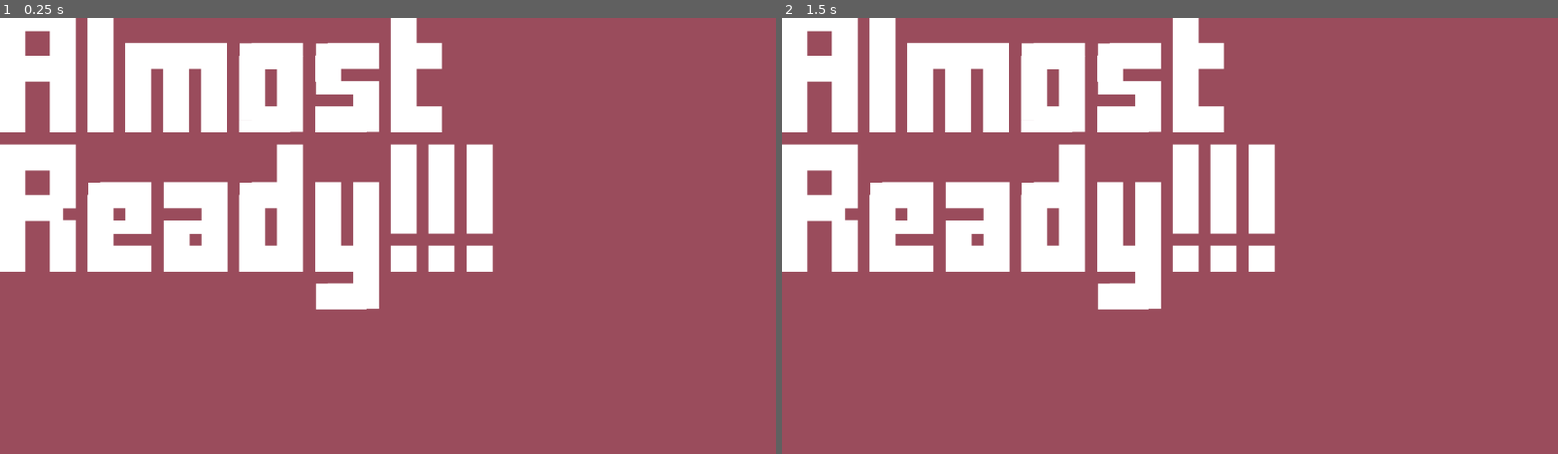
Above: before the commit, frames 1-2 (left to right).
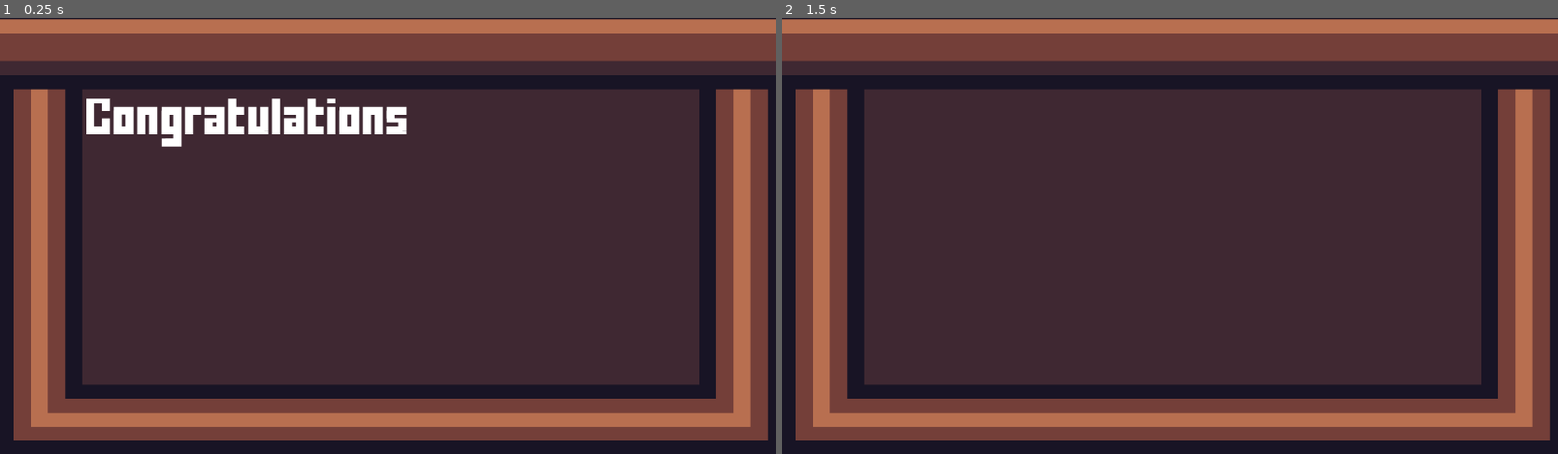
Above: after the commit, the same moments.

Repository: Dalu1234/Rubix
Game: Godot game, scene res://winpage.tscn
The game is run twice, just before and just after one commit, with the same random seed, the same clock (stepped at 60 frames per second) and the same inputs. This scene is started directly instead of the project's main scene.
Inputs:
- Up to frame 1 (0.25 s): no input
- Up to frame 2 (1.5 s): tap Enter at 0.5 s; hold D 0.53-1.28 s; tap B at 0.6 s; tap Space at 1.25 s; hold A from 1.28 s (still down); tap C at 1.35 s

The runs differ from the first frame. In frame 1, 99% of the frame differs, in the area x 0-100%, y 0-100%; in frame 2, 100%.
Error before the commit: Invalid access to property or key 'scancode' on a base object of type 'InputEventKey'. (res://Calculator.gd:86)
Error after the commit: Invalid access to property or key 'scancode' on a base object of type 'InputEventKey'. (res://Calculator.gd:89)

Commit message:
Added stats to the win page.

Diff:
--- a/Calculator.gd
+++ b/Calculator.gd
@@ -24,11 +24,12 @@
 var running: bool = false
 
 func start():
-
+	print("Timer started")
 	start_time = Time.get_ticks_msec()
 	running = true
 
 func stop():
+	print("Timer stopped")
 	end_time = Time.get_ticks_msec()
 	running = false
 
@@ -39,6 +40,7 @@
 		return end_time - start_time
 
 func _ready():
+	start()  # Ensure the timer starts when the scene is ready
 	update_randomnum(str(random_number))
 	print("gsjhjsjshjshbxs")
 	var stopwatch = Rubix.new()
@@ -80,6 +82,7 @@
 
 func _process(delta):
 	pass
+
 func _input(event):
 	if event is InputEventKey:
 		if event.pressed:
@@ -92,6 +95,7 @@
 					_on_c_pressed()
 				KEY_D:
 					_on_d_pressed()
+
 func _on_a_pressed():
 	num += adder
 	print(num)
@@ -148,7 +152,7 @@
 		randnumber.clear()
 		randnumber.add_text(new_text)
 	else:
-		print("Answer node is null")
+		print("Randnumber node is null")
 
 func update_counter(new_text: String):
 	if new_text == str(adder):
@@ -164,7 +168,8 @@
 		divcounter.clear()
 		divcounter.add_text(new_text)
 	else:
-		print("a counter node is null")
+		print("A counter node is null")
+
 func wait_and_check():
 	check_timer.start(0.5)  # Start the timer with a 0.5-second wait
 	await check_timer.timeout    # Wait for the timer to timeout
@@ -172,14 +177,20 @@
 
 func check_end_game():
 	if num == random_number:
-		stop()
+		stop()  # Ensure the timer stops when the game ends
+		var tree = get_tree()
+		if tree:
+			tree.change_scene_to_file("res://winpage.tscn")
+		else:
+			print("get_tree() returned null")
 		print("Stopwatch stopped...")
 		var elapsed_time = get_elapsed_time()
+		Global.cob = str("Elapsed time in seconds: %f" % (elapsed_time / 1000.0)) # Assign elapsed_time to the global variable cob
+		print(Global.cob)
 		print("Elapsed time in milliseconds: %d" % elapsed_time)
 		print("Elapsed time in seconds: %f" % (elapsed_time / 1000.0))
 		var Congratulations = "Congrats You Got It!!!"
-		get_tree().change_scene_to_file("res://winpage.tscn")
-		update_rich_text(Congratulations)
+		print("bob")
 		disable_buttons()
 
 func disable_buttons():
--- a/Calculator.tscn
+++ b/Calculator.tscn
@@ -2,11 +2,11 @@
 
 [ext_resource type="Script" path="res://Calculator.gd" id="1_0babi"]
 [ext_resource type="Theme" uid="uid://idu576gadv86" path="res://default.tres" id="2_k5mtt"]
-[ext_resource type="Texture2D" uid="uid://tsak4o7t812q" path="res://Gerald's Keys/Keys/Pixel Art Buttons.png" id="2_mn64b"]
-[ext_resource type="Texture2D" uid="uid://c1pwjd5kapt0t" path="res://Gerald's Keys/Keys/A-Key.png" id="3_cyjbh"]
-[ext_resource type="Texture2D" uid="uid://byuywgjvehfqt" path="res://Gerald's Keys/Keys/B-Key.png" id="4_dnm3y"]
-[ext_resource type="Texture2D" uid="uid://bdo4pf8h8hbg" path="res://Gerald's Keys/Keys/C-Key.png" id="5_7bh3n"]
-[ext_resource type="Texture2D" uid="uid://d2qr0sh2s57ou" path="res://Gerald's Keys/Keys/D-Key.png" id="6_05b58"]
+[ext_resource type="Texture2D" uid="uid://tsak4o7t812q" path="res://Assets/Gerald's Keys/Keys/Pixel Art Buttons.png" id="2_mn64b"]
+[ext_resource type="Texture2D" uid="uid://c1pwjd5kapt0t" path="res://Assets/Gerald's Keys/Keys/A-Key.png" id="3_cyjbh"]
+[ext_resource type="Texture2D" uid="uid://byuywgjvehfqt" path="res://Assets/Gerald's Keys/Keys/B-Key.png" id="4_dnm3y"]
+[ext_resource type="Texture2D" uid="uid://bdo4pf8h8hbg" path="res://Assets/Gerald's Keys/Keys/C-Key.png" id="5_7bh3n"]
+[ext_resource type="Texture2D" uid="uid://d2qr0sh2s57ou" path="res://Assets/Gerald's Keys/Keys/D-Key.png" id="6_05b58"]
 
 [sub_resource type="StyleBoxTexture" id="StyleBoxTexture_41tkh"]
 content_margin_left = 90.0
--- a/beginning_screen.tscn
+++ b/beginning_screen.tscn
@@ -2,7 +2,7 @@
 
 [ext_resource type="Script" path="res://beginning_screen.gd" id="1_ulypg"]
 [ext_resource type="Theme" uid="uid://idu576gadv86" path="res://default.tres" id="2_cjh17"]
-[ext_resource type="Texture2D" uid="uid://d360uykyt2a0p" path="res://Gerald's Keys/Keys/Blank-Md-Key.png" id="3_6yol3"]
+[ext_resource type="Texture2D" uid="uid://d360uykyt2a0p" path="res://Assets/Gerald's Keys/Keys/Blank-Md-Key.png" id="3_6yol3"]
 
 [sub_resource type="StyleBoxTexture" id="StyleBoxTexture_jowh0"]
 texture = ExtResource("3_6yol3")
--- /dev/null
+++ b/global.gd
@@ -0,0 +1,13 @@
+extends Node
+
+
+
+var cob = ""
+# Called when the node enters the scene tree for the first time.
+func _ready():
+	pass # Replace with function body.
+
+
+# Called every frame. 'delta' is the elapsed time since the previous frame.
+func _process(delta):
+	pass
--- a/menu.gd
+++ b/menu.gd
@@ -21,7 +21,7 @@
 
 func _on_continue_pressed():
 	pass # Replace with function body.
-
+pass
 
 func _on_start_pressed():
 	get_tree().change_scene_to_file("res://Calculator.tscn")
--- a/menu.tscn
+++ b/menu.tscn
@@ -1,7 +1,7 @@
 [gd_scene load_steps=22 format=3 uid="uid://cpslhnaejmrwn"]
 
 [ext_resource type="Script" path="res://menu.gd" id="1_pdxdu"]
-[ext_resource type="Texture2D" uid="uid://dggx6uap7iavk" path="res://Gerald's Keys/Keys/Blank-Lg-Key.png" id="2_s505h"]
+[ext_resource type="Texture2D" uid="uid://dggx6uap7iavk" path="res://Assets/Gerald's Keys/Keys/Blank-Lg-Key.png" id="2_s505h"]
 
 [sub_resource type="StyleBoxTexture" id="StyleBoxTexture_ph7no"]
 content_margin_left = 16.0
--- a/project.godot
+++ b/project.godot
@@ -18,6 +18,7 @@
 [autoload]
 
 Calculator="*res://Calculator.gd"
+Global="*res://global.gd"
 
 [display]
 
--- /dev/null
+++ b/stats.gd
@@ -0,0 +1,21 @@
+extends Control
+
+@onready var Stats = $Stats as RichTextLabel
+@onready var Waiter = $Waiter as Timer
+var Congratulations = "Congratulations"
+
+func _ready():
+	update_rich_text(Congratulations)
+	data()
+
+func _process(delta):
+	pass
+
+func update_rich_text(new_text: String):
+	Stats.clear()
+	Stats.add_text(new_text)
+
+func data():
+	Waiter.start(1.0)  # Start the timer with a 1.5-second wait
+	await Waiter.timeout
+	update_rich_text(Global.cob)
--- a/winpage.tscn
+++ b/winpage.tscn
@@ -1,6 +1,12 @@
-[gd_scene load_steps=2 format=3 uid="uid://bfolti5upt7cv"]
+[gd_scene load_steps=5 format=3 uid="uid://bfolti5upt7cv"]
 
+[ext_resource type="Script" path="res://stats.gd" id="1_53hnq"]
 [ext_resource type="Theme" uid="uid://idu576gadv86" path="res://default.tres" id="1_y4y53"]
+[ext_resource type="Texture2D" uid="uid://dhhx3s3didhuh" path="res://Assets/GUI.png" id="2_sj4l1"]
+
+[sub_resource type="StyleBoxTexture" id="StyleBoxTexture_gxfqe"]
+texture = ExtResource("2_sj4l1")
+region_rect = Rect2(-1, 95, 50, 36)
 
 [node name="Control" type="Control"]
 layout_mode = 3
@@ -9,6 +15,7 @@
 anchor_bottom = 1.0
 grow_horizontal = 2
 grow_vertical = 2
+script = ExtResource("1_53hnq")
 
 [node name="ColorRect" type="ColorRect" parent="."]
 layout_mode = 0
@@ -16,12 +23,22 @@
 offset_bottom = 648.0
 color = Color(0.603922, 0.298039, 0.360784, 1)
 
-[node name="RichTextLabel" type="RichTextLabel" parent="."]
+[node name="Panel" type="Panel" parent="."]
 layout_mode = 0
-offset_right = 1120.0
-offset_bottom = 536.0
+offset_left = -56.0
+offset_top = -40.0
+offset_right = 1216.0
+offset_bottom = 712.0
+theme_override_styles/panel = SubResource("StyleBoxTexture_gxfqe")
+
+[node name="Stats" type="RichTextLabel" parent="."]
+layout_mode = 0
+offset_left = 128.0
+offset_top = 120.0
+offset_right = 1040.0
+offset_bottom = 544.0
 theme = ExtResource("1_y4y53")
 theme_override_colors/default_color = Color(1, 1, 1, 1)
-theme_override_font_sizes/normal_font_size = 150
-text = "Almost
-Ready!!!"
+theme_override_font_sizes/normal_font_size = 47
+
+[node name="Waiter" type="Timer" parent="."]
Not shown, removed: 4-Key.png.import
Renamed: 4-Key.png -> Assets/4-Key.png
Not shown, added: Assets/4-Key.png.import
Binary file added: Assets/GUI.png
Not shown, added: Assets/GUI.png.import
Renamed: Gerald's Keys/KeySample.png -> Assets/Gerald's Keys/KeySample.png
Not shown, added: Assets/Gerald's Keys/KeySample.png.import
Renamed: Gerald's Keys/Keys/1-Key.png -> Assets/Gerald's Keys/Keys/1-Key.png
Not shown, added: Assets/Gerald's Keys/Keys/1-Key.png.import
Renamed: Gerald's Keys/Keys/2-Key.png -> Assets/Gerald's Keys/Keys/2-Key.png
Not shown, added: Assets/Gerald's Keys/Keys/2-Key.png.import
Renamed: Gerald's Keys/Keys/3-Key.png -> Assets/Gerald's Keys/Keys/3-Key.png
(and 131 more such lines)
